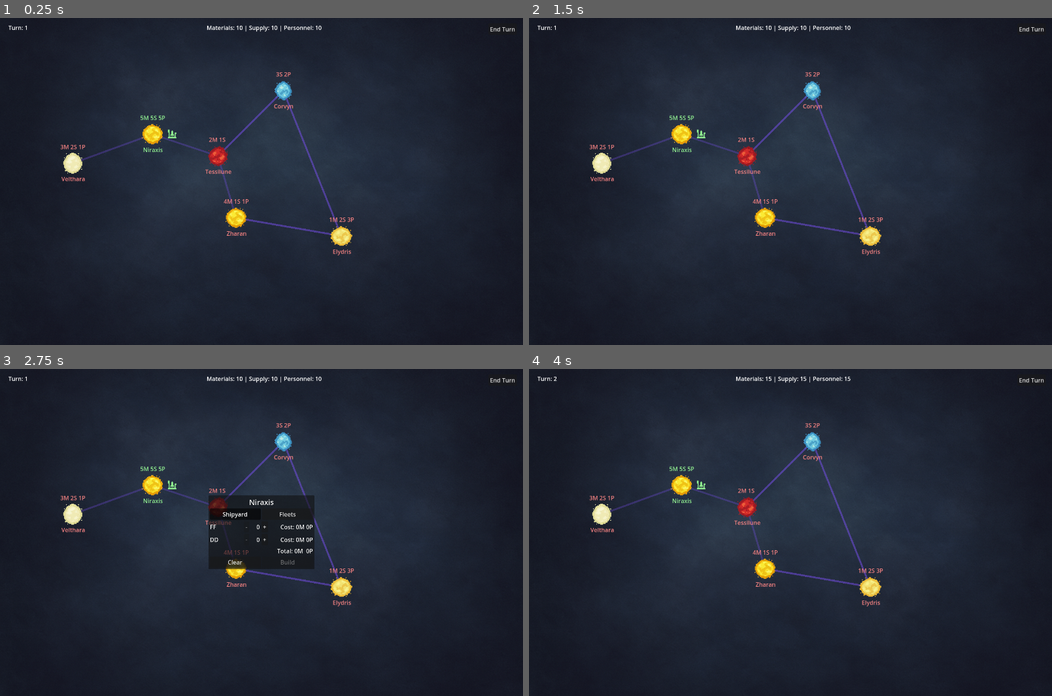
Above: before the commit, frames 1-4 (two rows, left to right).
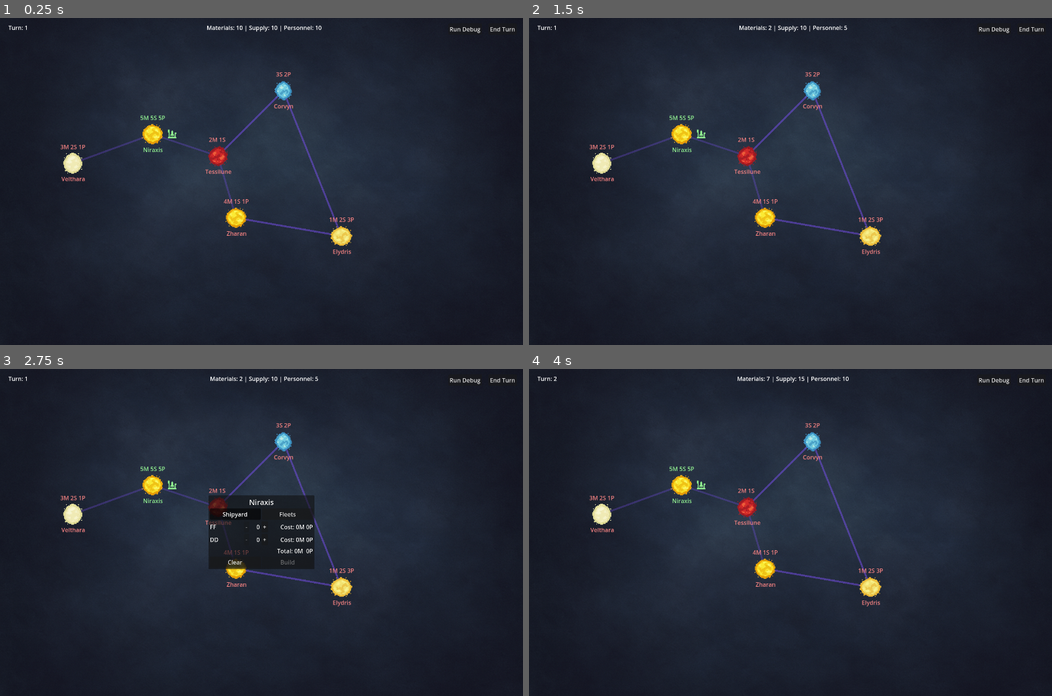
Above: after the commit, the same moments.

Repository: igjese/galaxy-campaign
Game: Godot game, scene res://scenes/Main.tscn
Two runs of this game, one before a commit and one after it. Both use one fixed random seed, a clock stepped at 60 frames per second and the inputs below.
Inputs (mouse positions are in pixels of both pictures, inside the frame that each line leads up to):
- Up to frame 1 (0.25 s): no input
- Up to frame 2 (1.5 s): click (994, 27) at 0.5 s, where only the run after the commit has a clickable "Run Debug"; click "Velthara" at 1.25 s
- Up to frame 3 (2.75 s): click "Niraxis" at 2 s
- Up to frame 4 (4 s): click "End Turn" at 2.75 s; click "Tessilune" at 3.5 s

The runs differ from the first frame. In frame 1, less than 0.1% of the frame differs, in the area x 86-92%, y 2-5%; in frame 2, 0.2%; in frame 3, 0.2%; in frame 4, 0.3%, in the area x 39-92%, y 2-5%.

Commit message:
RunDebug mode and button

Diff:
--- a/scenes/Main.tscn
+++ b/scenes/Main.tscn
@@ -34,6 +34,14 @@
 anchors_preset = 0
 offset_right = 1440.0
 offset_bottom = 900.0
+
+[node name="RunDebug" type="Button" parent="Map/UI"]
+layout_mode = 0
+offset_left = 1234.0
+offset_top = 15.0
+offset_right = 1327.0
+offset_bottom = 46.0
+text = "Run Debug"
 
 [node name="EndTurn" type="Button" parent="Map/UI"]
 layout_mode = 0
@@ -123,6 +131,9 @@
 [node name="CombatDialog" parent="Map/UI" instance=ExtResource("4_jlsqs")]
 visible = false
 
+[node name="Dummy" type="Node2D" parent="Map"]
+position = Vector2(-100, -100)
+
 [node name="Battlefield" type="Node2D" parent="."]
 visible = false
 script = ExtResource("5_q8u5g")
@@ -143,6 +154,7 @@
 [node name="Admiral" type="Node" parent="Battlefield/AIFleet"]
 script = ExtResource("6_c01mt")
 
+[connection signal="pressed" from="Map/UI/RunDebug" to="Map" method="_on_run_debug_pressed"]
 [connection signal="pressed" from="Map/UI/EndTurn" to="Map" method="_on_end_turn_pressed"]
 [connection signal="pressed" from="Map/UI/WorldDialog/VBox/Mode/Shipyard" to="Map/UI/WorldDialog" method="_on_shipyard_pressed"]
 [connection signal="pressed" from="Map/UI/WorldDialog/VBox/Mode/Fleets" to="Map/UI/WorldDialog" method="_on_fleets_pressed"]
--- a/scenes/map.gd
+++ b/scenes/map.gd
@@ -98,3 +98,13 @@
         GameLoop.selected_world = world_node
         $UI/WorldDialog.prepare_for_world(world_node)
         $UI/WorldDialog.popup_centered()
+
+
+func _on_run_debug_pressed():
+    var game = GameLoop
+    game.run_debug = true
+    var ships = ShipGroup.new({"FF":1,"DD":1})
+    game.build_ships("Niraxis", ships)
+    game.queue_move("Niraxis", "Velthara", ships, $Dummy)
+    game.run_debug = false
+    game.change_state(game.GameState.END_TURN)
--- a/scripts/game_loop.gd
+++ b/scripts/game_loop.gd
@@ -22,6 +22,7 @@
 
 var goal_defs = {}
 
+var run_debug := false
 
 func change_state(new_state: int):
     print("State: %s to %s" % [states[state], states[new_state]])
@@ -201,10 +202,14 @@
         remaining.append(ship)
     all_ships = remaining
     map.update_gui()
-    map.get_node("UI/WorldDialog").clear_line_items()
+    if not GameLoop.run_debug:
+        map.get_node("UI/WorldDialog").clear_line_items()
 
 
 func _on_shipyard_order(location: String, ships: ShipGroup):
+    build_ships(location, ships)
+
+func build_ships(location: String, ships: ShipGroup):
     var cost = ships.cost()
     player_materials -= cost["mats"]
     player_personnel -= cost["pers"]
--- a/scripts/ship_group.gd
+++ b/scripts/ship_group.gd
@@ -2,6 +2,11 @@
 class_name ShipGroup
 
 var counts: Dictionary = {}
+
+func _init(data := {}):
+    for ship_type in data.keys():
+        counts[ship_type] = data[ship_type]
+
 
 static func new_from_fleet(fleet: Array) -> ShipGroup:
     var group := ShipGroup.new()
